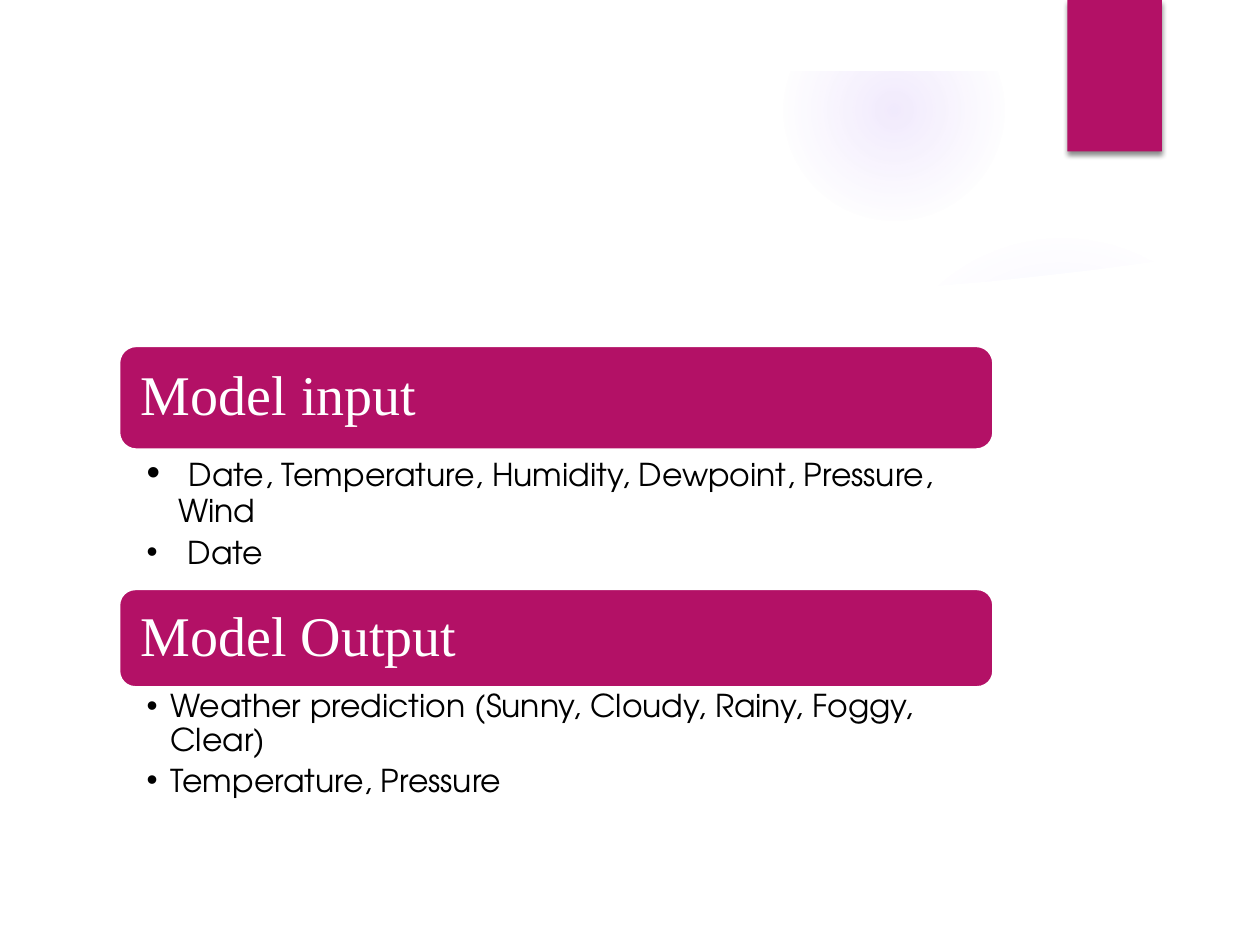
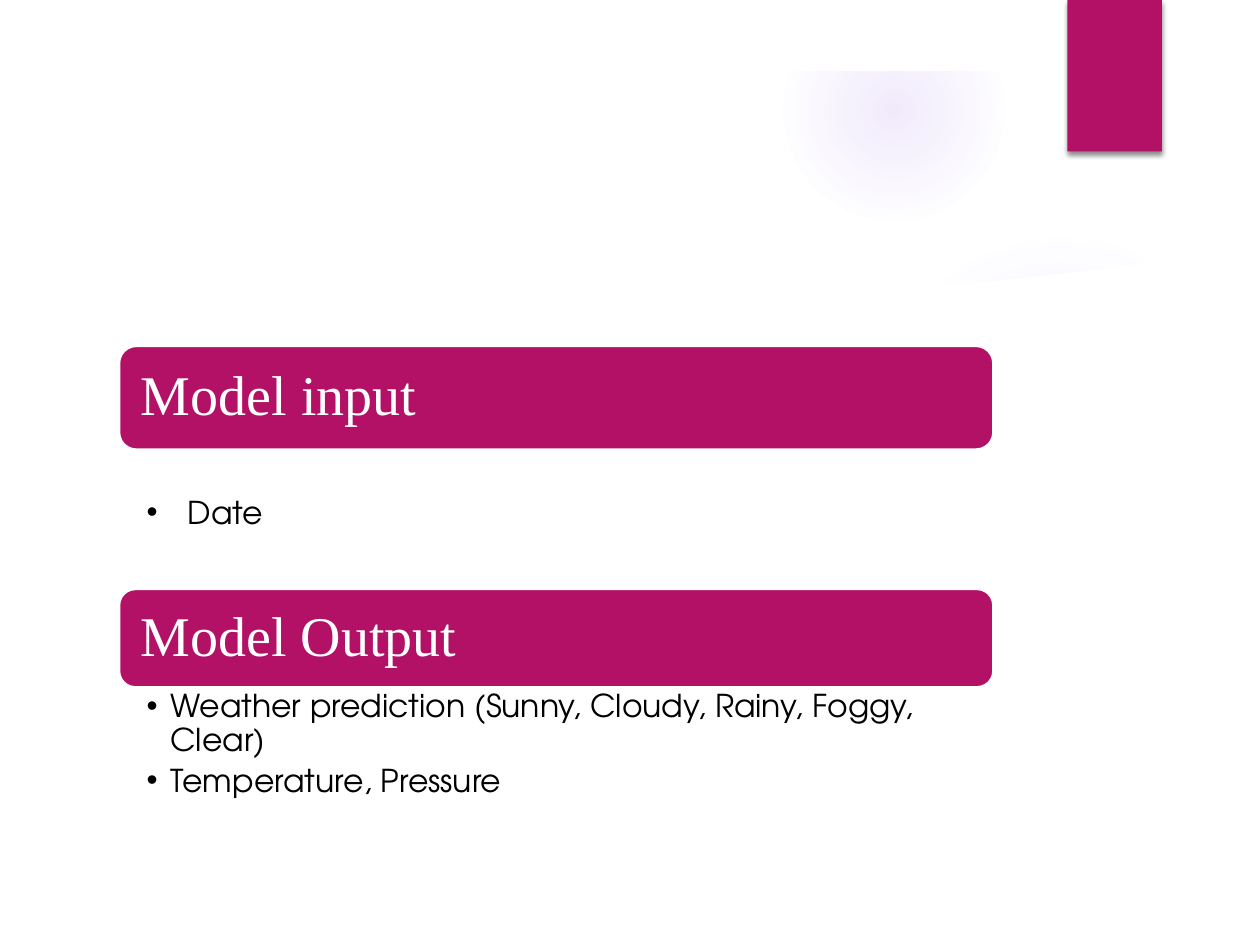
Before and after one commit to yingy4/csye7200-spring2018-group9, a slide deck: slide 3 of Presentation/Planning_Presentation _Team 9.pptx. Drawn at 1260x945 pixels with LibreOffice and Linux fonts; fonts in the diff are those of the drawing; background and template pictures are left out. Boxes give left, top, right and bottom in pixels: in the first picture for what was removed or moved away, otherwise in the second. Text is boxed around its words. In the diff, an @@ line names an element or a change of style, - is before the commit and + after.

```diff
--- a/Presentation/Planning_Presentation _Team 9.pptx
+++ b/Presentation/Planning_Presentation _Team 9.pptx
@@ text at (178, 462, 933, 523): paragraph removed @@
-  • Date, Temperature, Humidity, Dewpoint, Pressure, Wind
```
Also in this commit, not shown: 2 other slides changed, 3 other files.
